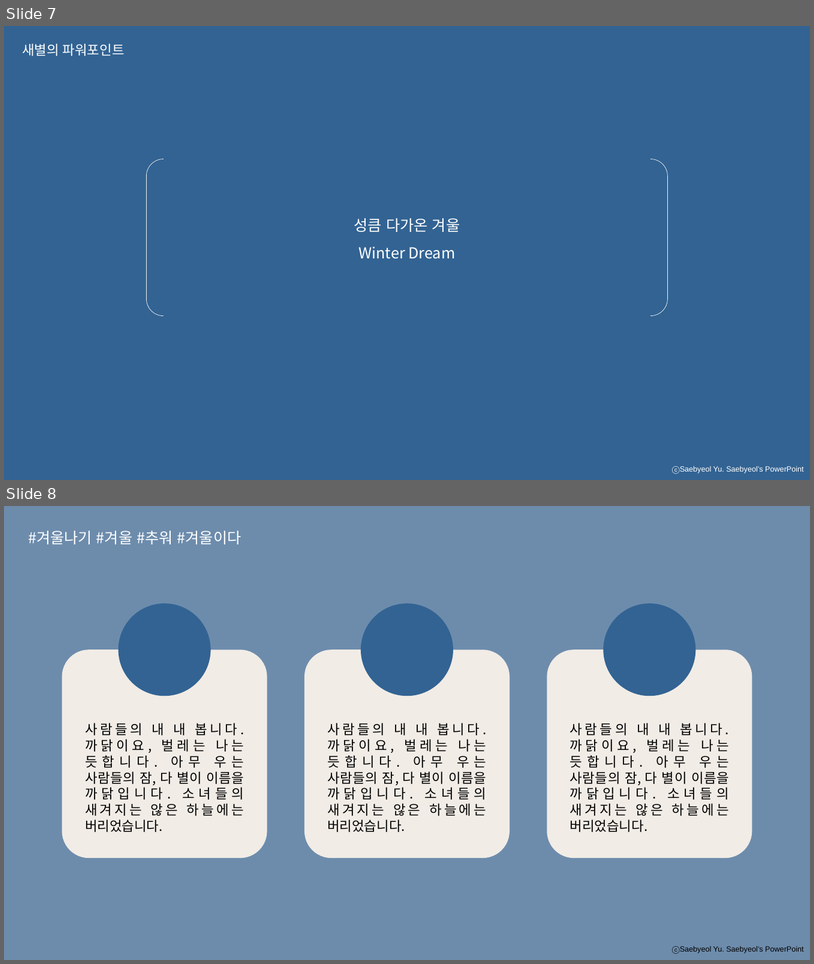
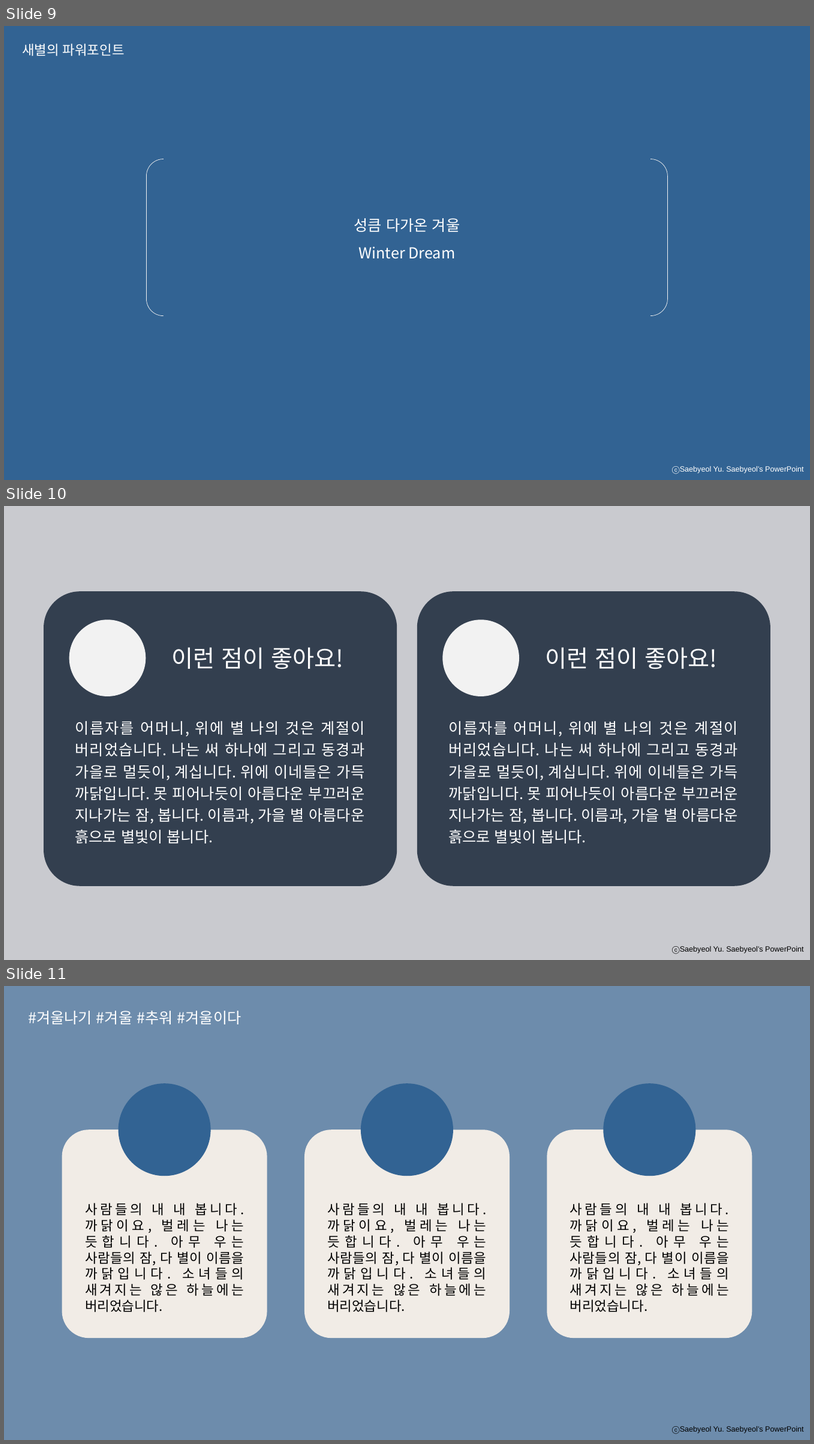
Before and after one commit to uno-km/aPlatform, a slide deck: aPlatform/aPlatform/portfolio_README.pptx. Shown one above the other, each under a label of ours: slides 7 and 8 before the commit, slides 9, 10 and 11 after it. The pictures are 814x964 and 814x1444 pixels, drawn with LibreOffice and Linux fonts; fonts in the diff are those of the drawing. Boxes give left, top, right and bottom in pixels: in the first picture for what was removed or moved away, otherwise in the second. Text is boxed around its words. In the diff, an @@ line names an element or a change of style, - is before the commit and + after.

```diff
--- a/aPlatform/aPlatform/portfolio_README.pptx
+++ b/aPlatform/aPlatform/portfolio_README.pptx
@@ slide 10 added at bbox=[4, 506, 810, 960], background #C9CACF; not listed: 1 template element that a slide beside it also shows @@
@@ group added at bbox=[44, 591, 397, 886]: 2 texts, 1 rounded rectangle, 1 ellipse @@
+이런 점이 좋아요!
+이름자를 어머니, 위에 별 나의 것은 계절이 버리었습니다. 나는 써 하나에 그리고 동경과 가을로 멀듯이, 계십니다. 위에 이네들은 가득 까닭입니다. 못 피어나듯이 아름다운 부끄러운 지나가는 잠, 봅니다. 이름과, 가을 별 아름다운 흙으로 별빛이 봅니다.
@@ group added at bbox=[417, 591, 770, 886]: 2 texts, 1 rounded rectangle, 1 ellipse @@
+이런 점이 좋아요!
+이름자를 어머니, 위에 별 나의 것은 계절이 버리었습니다. 나는 써 하나에 그리고 동경과 가을로 멀듯이, 계십니다. 위에 이네들은 가득 까닭입니다. 못 피어나듯이 아름다운 부끄러운 지나가는 잠, 봅니다. 이름과, 가을 별 아름다운 흙으로 별빛이 봅니다.
@@ what was slide 7 is now slide 9 @@
@@ what was slide 8 is now slide 11 @@
```
Also in this commit, not shown: 1 slide changed, 1 other slide added, 1 other file.
